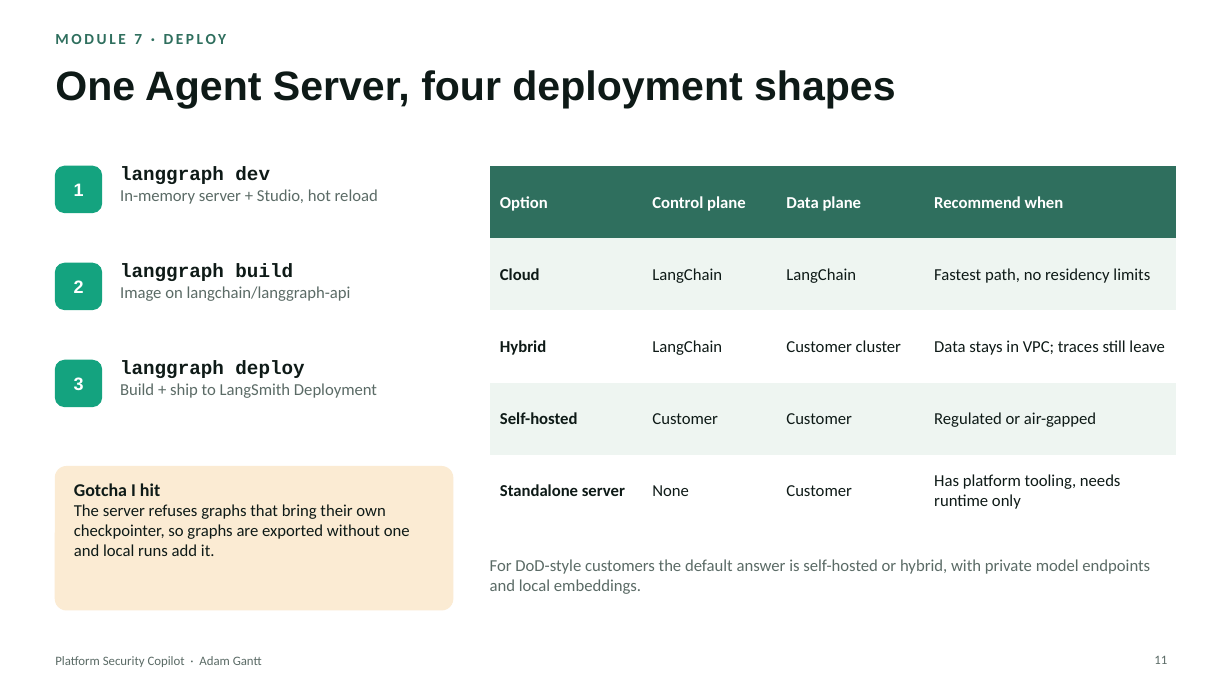
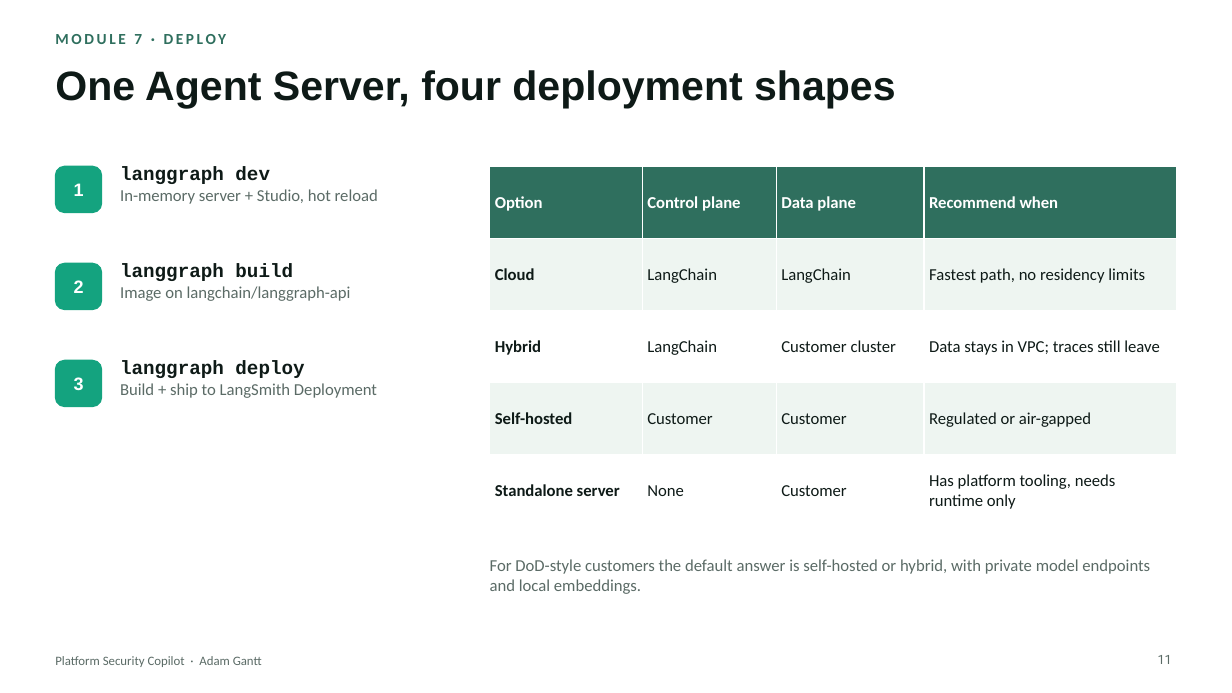
Before and after one commit to gantta/platform-security-copilot, a slide deck: slide 11 of PSC_Panel_Deck.pptx. Drawn at 1232x693 pixels with LibreOffice and Linux fonts; fonts in the diff are those of the drawing. Boxes give left, top, right and bottom in pixels: in the first picture for what was removed or moved away, otherwise in the second. Text is boxed around its words. In the diff, an @@ line names an element or a change of style, - is before the commit and + after.

```diff
--- a/PSC_Panel_Deck.pptx
+++ b/PSC_Panel_Deck.pptx
@@ table: place and size @@
-table at (490, 166, 1177, 513)
+table at (490, 166, 1177, 527)
@@ rounded rectangle removed at (55, 467, 453, 610) @@
@@ text removed at (74, 483, 410, 556) @@
-Gotcha I hit
-The server refuses graphs that bring their own checkpointer, so graphs are exported without one and local runs add it.
@@ page number at (1158, 655, 1172, 664): font Calibri to Roboto @@
```
Also in this commit, not shown: 12 other slides changed, 3 slides removed.
